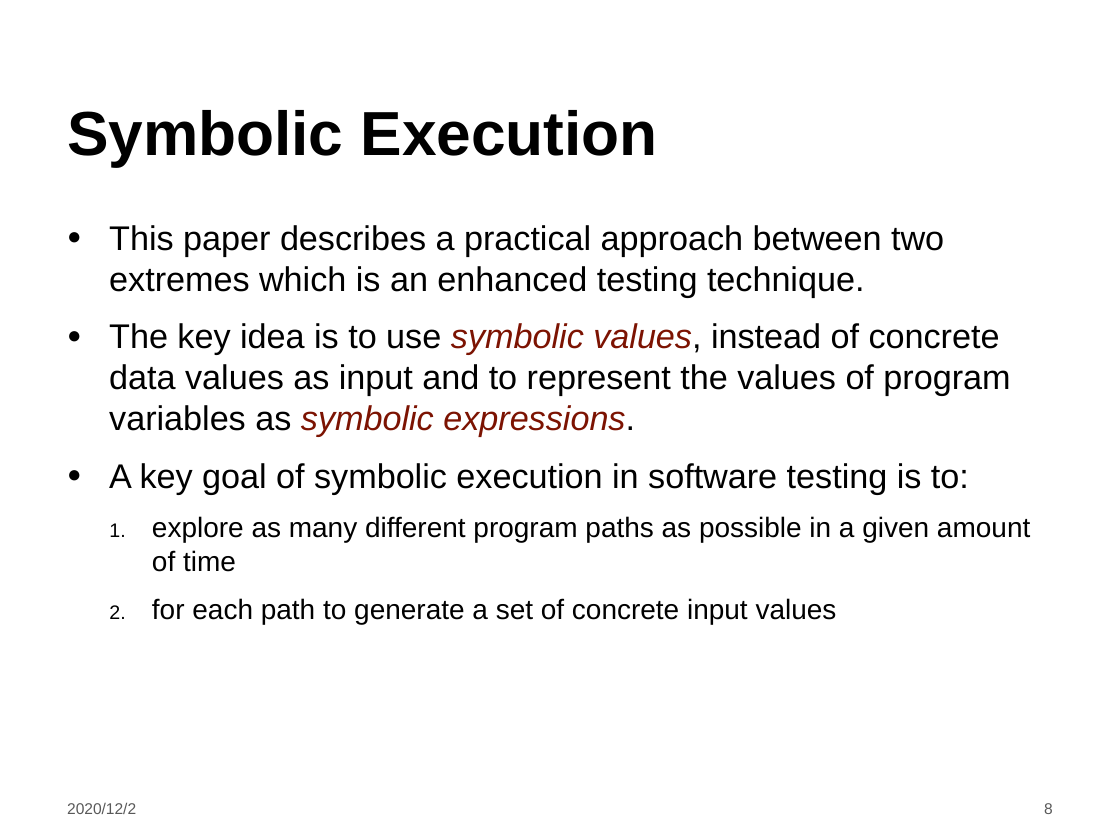
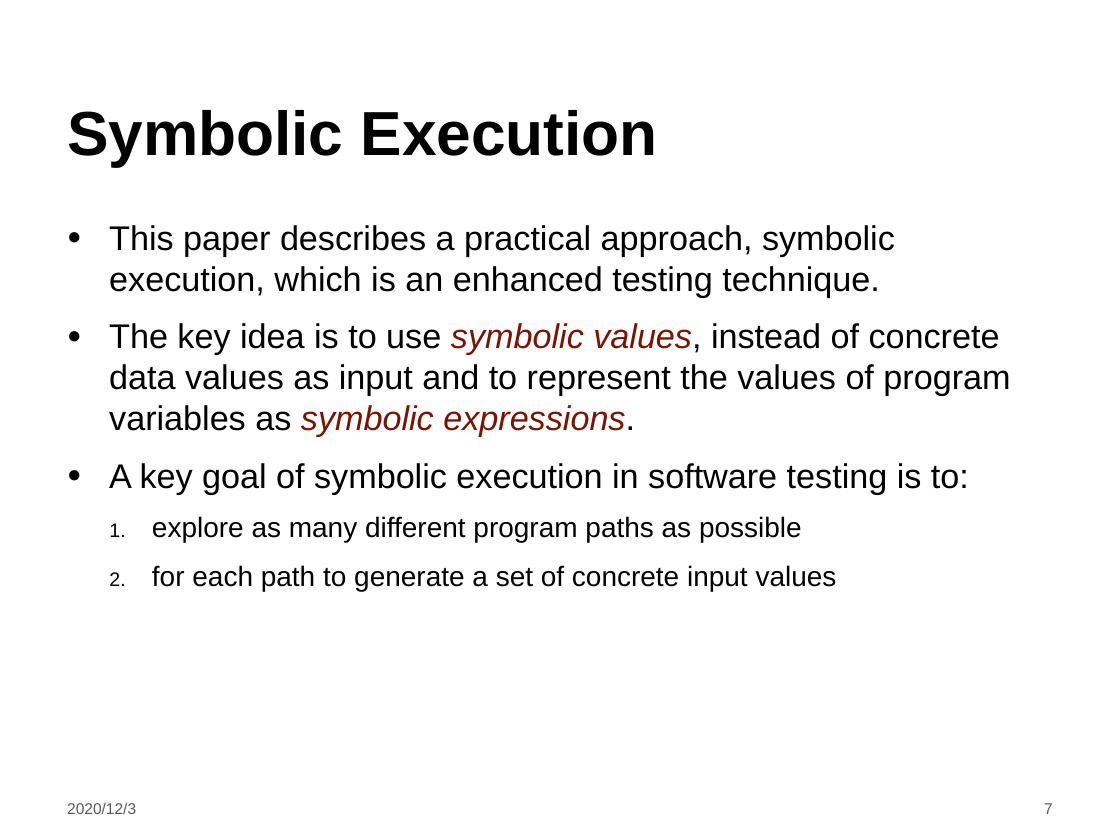
Before and after one commit to LintianShi/Research-Proposal, a slide deck: slide 7 of Symbolic_execution.pptx (slide 8 before the commit). Drawn at 1120x840 pixels with LibreOffice and Linux fonts; fonts in the diff are those of the drawing; background and template pictures are left out. Boxes give left, top, right and bottom in pixels: in the first picture for what was removed or moved away, otherwise in the second. Text is boxed around its words. In the diff, an @@ line names an element or a change of style, - is before the commit and + after.

```diff
--- a/Symbolic_execution.pptx
+++ b/Symbolic_execution.pptx
@@ text at bbox=[109, 225, 895, 297]: text changed @@
-● This paper describes a practical approach between two extremes which is an enhanced testing technique.
+● This paper describes a practical approach, symbolic execution, which is an enhanced testing technique.
@@ text at bbox=[152, 516, 802, 542]: text changed @@
-  1. explore as many different program paths as possible in a given amount of time
+  1. explore as many different program paths as possible
@@ text at bbox=[67, 802, 136, 814]: text changed @@
-2020/12/2
+2020/12/3
@@ page number at bbox=[1044, 803, 1053, 814]: text changed @@
-8
+7
```
Also in this commit, not shown: 17 other slides changed, 1 slide removed.
